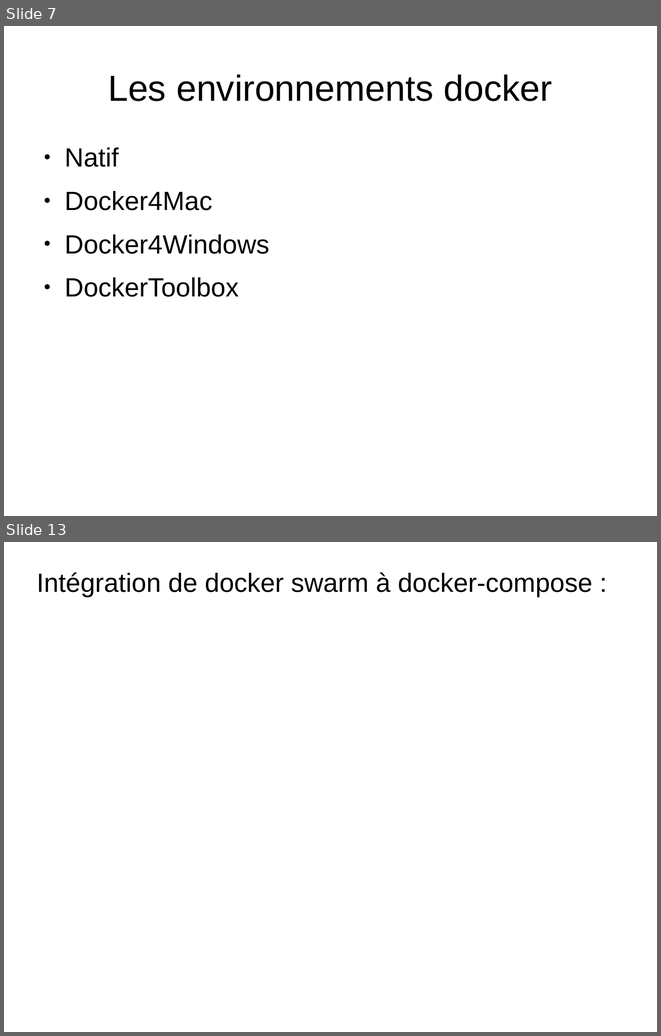
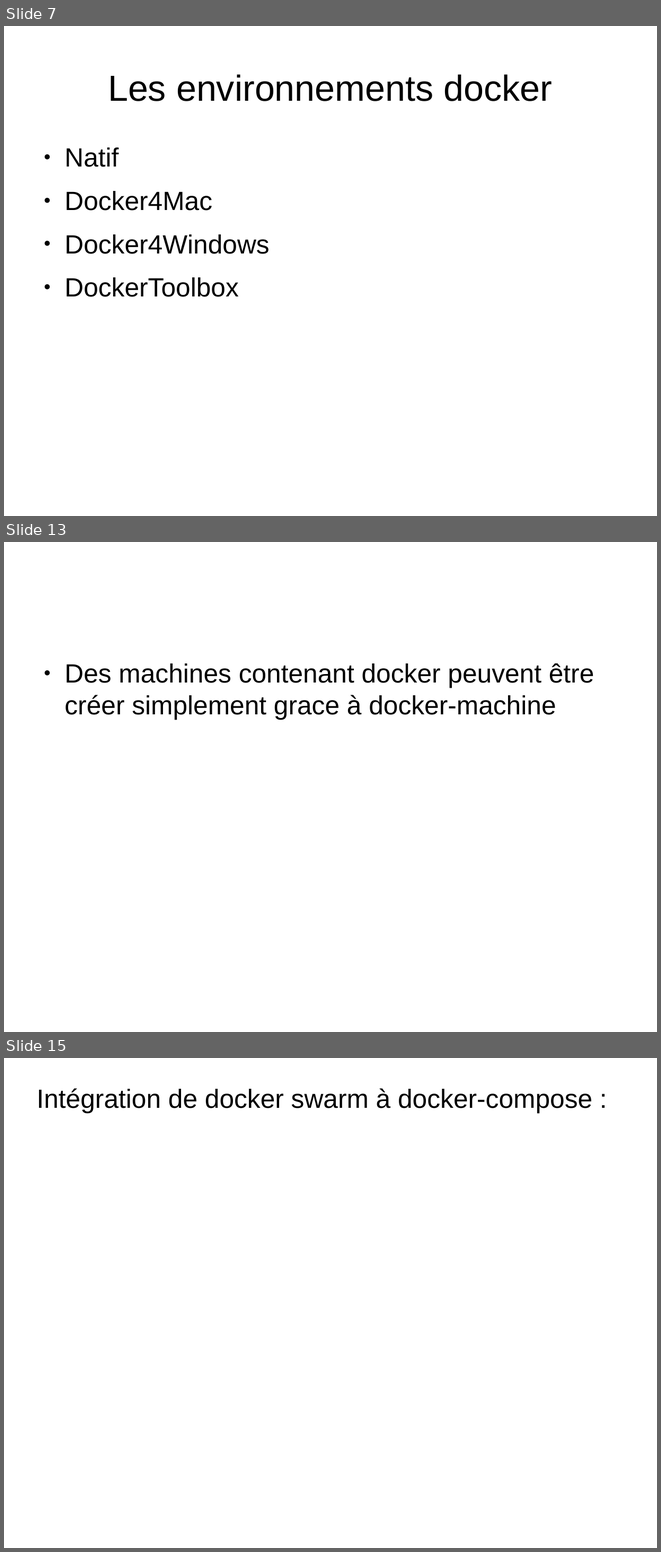
Before and after one commit to charleshuber/4t, a slide deck: presentation_smb215.odp. Shown one above the other, each under a label of ours: slides 7 and 13 before the commit, slides 7, 13 and 15 after it; the slides between them are not shown. The pictures are 661x1036 and 661x1552 pixels, drawn with LibreOffice and Linux fonts; fonts in the diff are those of the drawing. Boxes give left, top, right and bottom in pixels: in the first picture for what was removed or moved away, otherwise in the second. Text is boxed around its words. In the diff, an @@ line names an element or a change of style, - is before the commit and + after.

Commit message:
demo docker

```diff
--- a/presentation_smb215.odp
+++ b/presentation_smb215.odp
@@ slide 13 added at bbox=[4, 542, 657, 1032], background #FFFFFF @@
@@ text added at bbox=[64, 663, 594, 720], 32 pt, text #000000 @@
+● Des machines contenant docker peuvent être créer simplement grace à docker-machine
@@ what was slide 13 is now slide 15 @@
```
Also in this commit, not shown: 3 slides changed, 3 other slides added, 2 slides removed, 1 other file.
